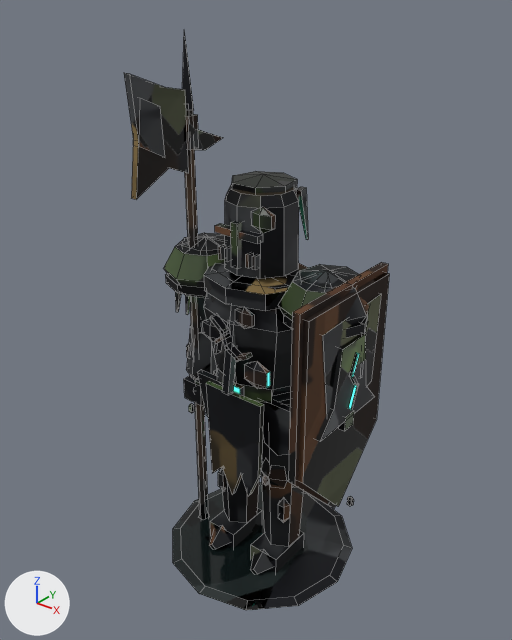
The Blender file assets/models/src/drowned_captain.blend: old version first, new version second.
The view is the same before and after, from a camera (50 mm lens) standing at (1.56, -1.99, 2.35) and looking at (-0.04, 0.01, 1.11). The axes (+X, +Y, +Z) are drawn at lower left. The lights are the same throughout. The older version comes first. Mesh edges are drawn as thin lines.

In view in the first picture: 'DrownedCaptainMesh'.
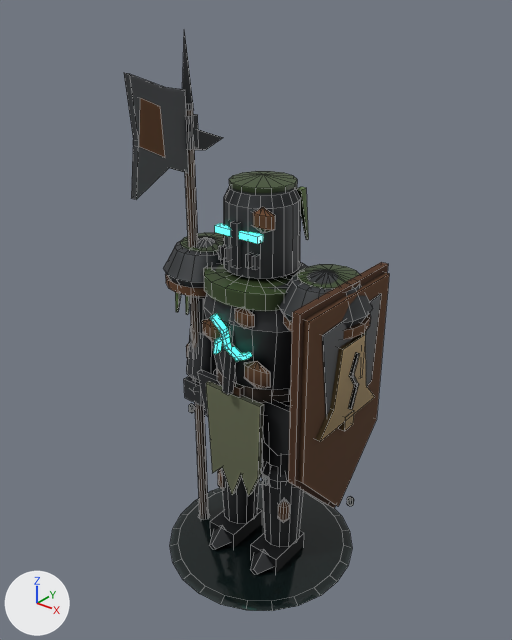
Patch to the scene script:
```diff
--- a/assets/models/src/drowned_captain.blend.py
+++ b/assets/models/src/drowned_captain.blend.py
@@ me_drownedcaptainmesh @@
 # used by ob_drownedcaptainmesh; location = (0.0, 0.0, 0.0)
-me_drownedcaptainmesh.from_pydata(...)  # 1106 vertices, 1002 faces; spans x -0.46..0.46, y -0.42..0.42, z -0.09..2.18
+me_drownedcaptainmesh.from_pydata(...)  # 1760 vertices, 1695 faces; spans x -0.46..0.46, y -0.42..0.42, z -0.09..2.18
+# me_drownedcaptainmesh part 1: 9 vertices moved from x -0.31..0.19, y -0.08..-0.06, z -0.09..0.34 to x -0.31..0.2, y -0.06, z -0.09..0.34; 8 vertices removed from x -0.38..0.38, y -0.02, z 0.85..0.91; 662 vertices added at x -0.45..0.45, y -0.41..0.41, z -0.09..1.93
+# me_drownedcaptainmesh part 2: 336 kept faces spanning x -0.44..0.45, y -0.35..0.24, z -0.02..2.18 are now shaded smooth
 me_drownedcaptainmesh.materials.append(mat_drownedcaptainmesh_baked)
```

Pixel boxes [x1, y1, x2, y2] of what changed, in the pictures (512 x 640 px):
'DrownedCaptainMesh', reshaped: before [124, 30, 389, 610]; after [124, 30, 389, 611]
part 1 of me_drownedcaptainmesh, built on: before [218, 467, 290, 523]; after [164, 110, 372, 611]
part 2 of me_drownedcaptainmesh, shading changed: [131, 44, 389, 575] in both
